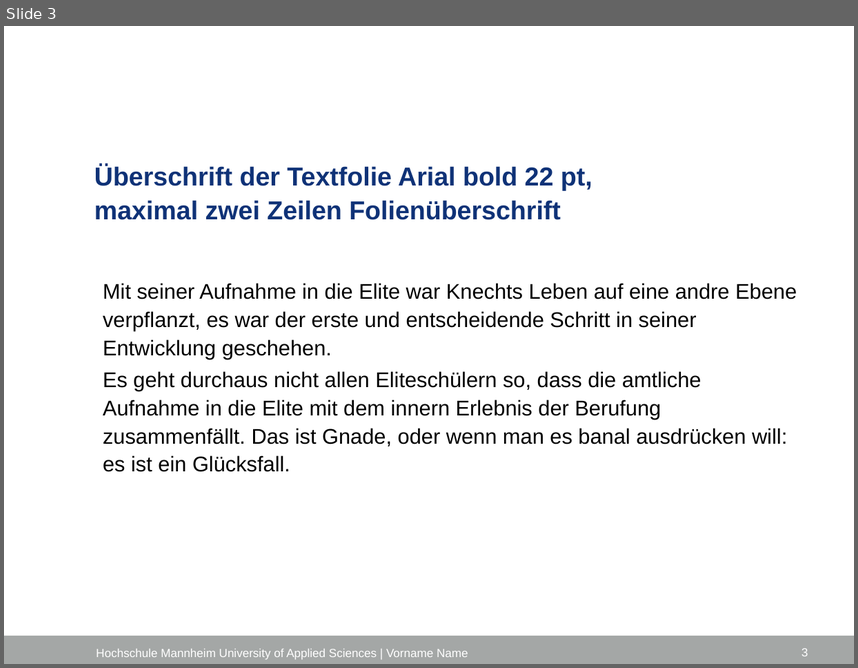
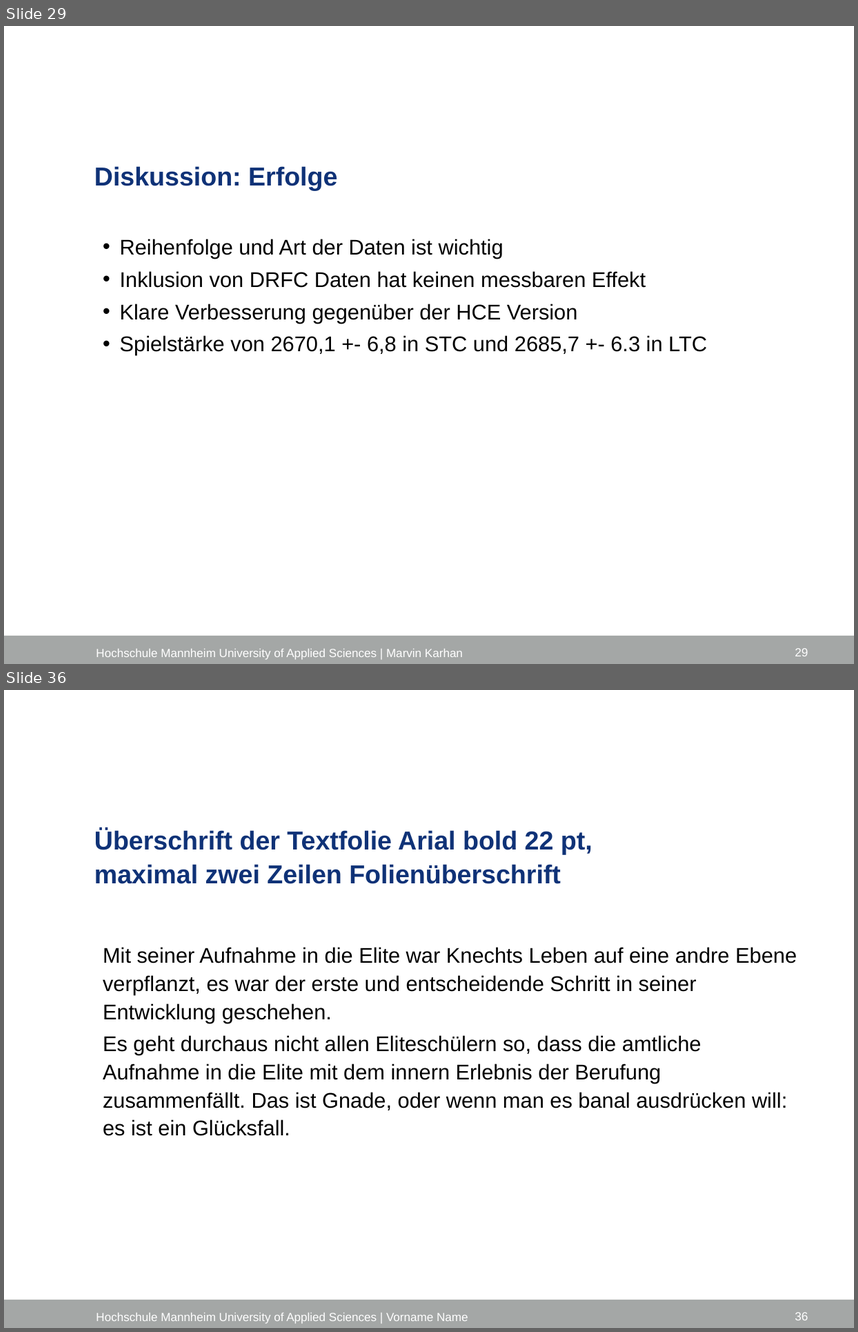
Before and after one commit to marvinkarhan/Bachelorarbeit, a slide deck: latex/Kolloquium/Kolloquium_Marvin_Karhan.pptx. Shown one above the other, each under a label of ours: slide 3 before the commit, slides 29 and 36 after it; the slides between them are not shown. The pictures are 858x668 and 858x1332 pixels, drawn with LibreOffice and Linux fonts; fonts in the diff are those of the drawing; background and template pictures are left out. Boxes give left, top, right and bottom in pixels: in the first picture for what was removed or moved away, otherwise in the second. Text is boxed around its words. In the diff, an @@ line names an element or a change of style, - is before the commit and + after.

```diff
--- a/latex/Kolloquium/Kolloquium_Marvin_Karhan.pptx
+++ b/latex/Kolloquium/Kolloquium_Marvin_Karhan.pptx
@@ slide 29 added at box(4, 26, 854, 664), background #FFFFFF; not listed: 1 template element that a slide beside it also shows @@
@@ title added at box(94, 166, 337, 190), 22 pt, text #0F3277, bold @@
+Diskussion: Erfolge
@@ text added at box(120, 239, 707, 355), 18 pt, text #000000 @@
+  • Reihenfolge und Art der Daten ist wichtig
+  • Inklusion von DRFC Daten hat keinen messbaren Effekt
+  • Klare Verbesserung gegenüber der HCE Version
+  • Spielstärke von 2670,1 +- 6,8 in STC und 2685,7 +- 6.3 in LTC
@@ text added at box(96, 648, 463, 659), 10 pt, text #FFFFFF @@
+Hochschule Mannheim University of Applied Sciences | Marvin Karhan
@@ page number added at box(795, 648, 808, 656), 10 pt, text #FFFFFF @@
+29
@@ what was slide 3 is now slide 36 @@
@@ page number at box(795, 1312, 808, 1320): text changed @@
-3
+36
```
Also in this commit, not shown: 2 slides changed, 31 other slides added, 16 other files.
